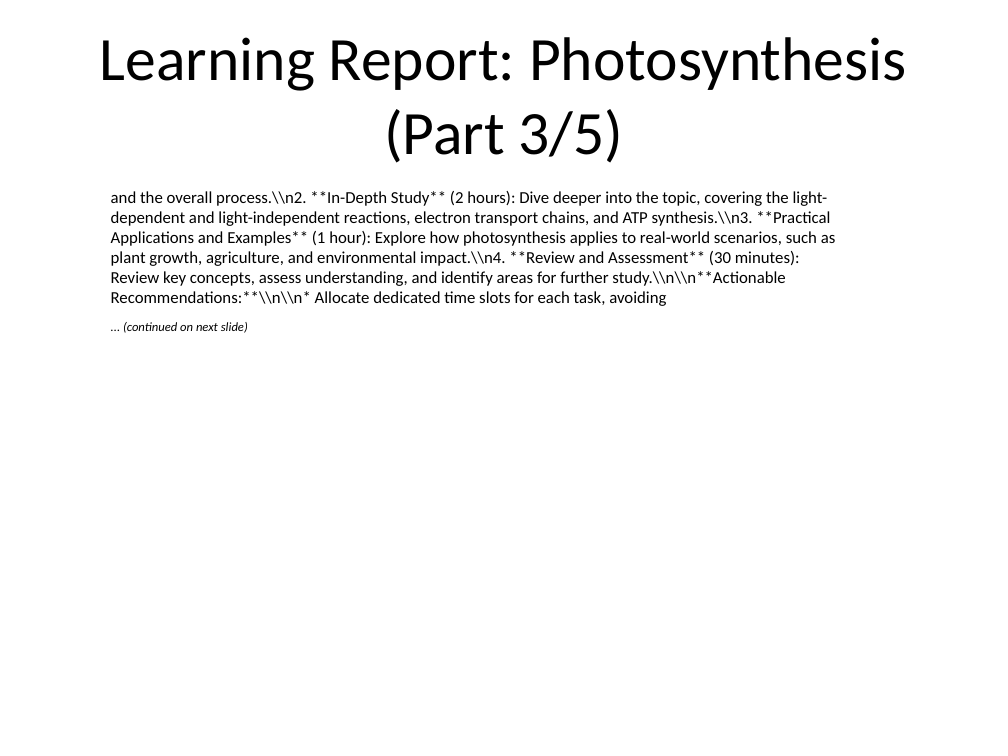
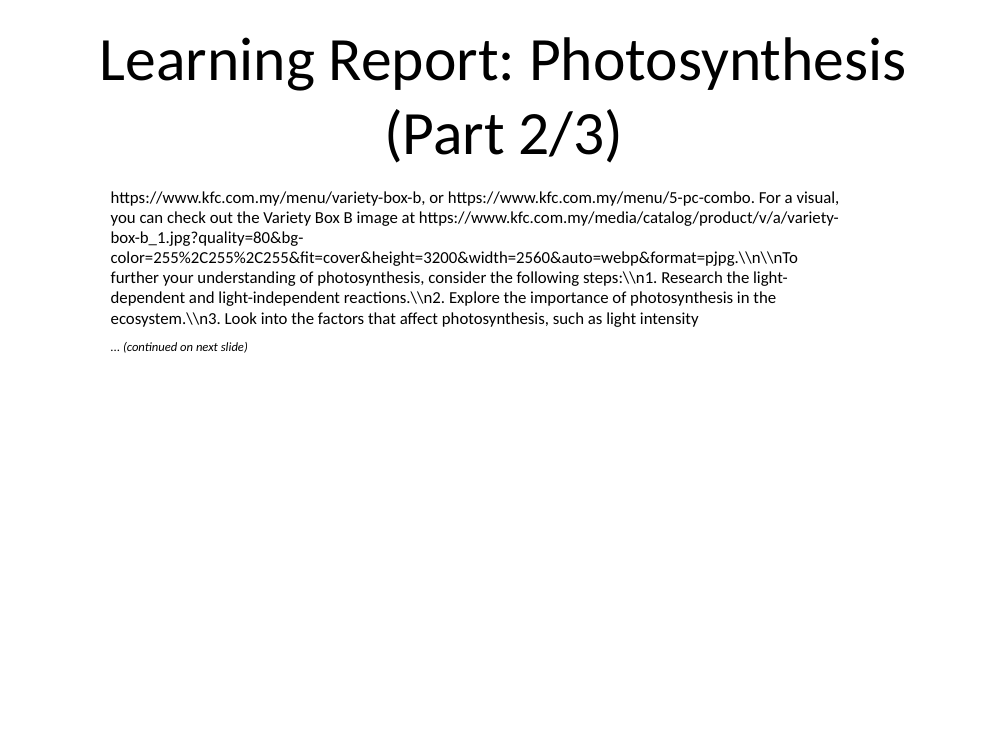
Before and after one commit to victoryeo/food_assistant, a slide deck: slide 2 of mcp/learning_report.pptx (slide 3 before the commit). Drawn at 1008x756 pixels with LibreOffice and Linux fonts; fonts in the diff are those of the drawing. Boxes give left, top, right and bottom in pixels: in the first picture for what was removed or moved away, otherwise in the second. Text is boxed around its words. In the diff, an @@ line names an element or a change of style, - is before the commit and + after.

```diff
--- a/mcp/learning_report.pptx
+++ b/mcp/learning_report.pptx
@@ title at <box>100,37,907,163</box>: text changed @@
-Learning Report: Photosynthesis (Part 3/5)
+Learning Report: Photosynthesis (Part 2/3)
@@ text at <box>111,191,840,327</box>: text changed @@
-and the overall process.\\n2. **In-Depth Study** (2 hours): Dive deeper into the topic, covering the light-dependent and light-independent reactions, electron transport chains, and ATP synthesis.\\n3. **Practical Applications and Examples** (1 hour): Explore how photosynthesis applies to real-world scenarios, such as plant growth, agriculture, and environmental impact.\\n4. **Review and Assessment** (30 minutes): Review key concepts, assess understanding, and identify areas for further study.\\n\\n**Actionable Recommendations:**\\n\\n* Allocate dedicated time slots for each task, avoiding
+https://www.kfc.com.my/menu/variety-box-b, or https://www.kfc.com.my/menu/5-pc-combo. For a visual, you can check out the Variety Box B image at https://www.kfc.com.my/media/catalog/product/v/a/variety-box-b_1.jpg?quality=80&bg-color=255%2C255%2C255&fit=cover&height=3200&width=2560&auto=webp&format=pjpg.\\n\\nTo further your understanding of photosynthesis, consider the following steps:\\n1. Research the light-dependent and light-independent reactions.\\n2. Explore the importance of photosynthesis in the ecosystem.\\n3. Look into the factors that affect photosynthesis, such as light intensity
```
Also in this commit, not shown: 2 other slides changed, 2 slides removed, 4 other files.
